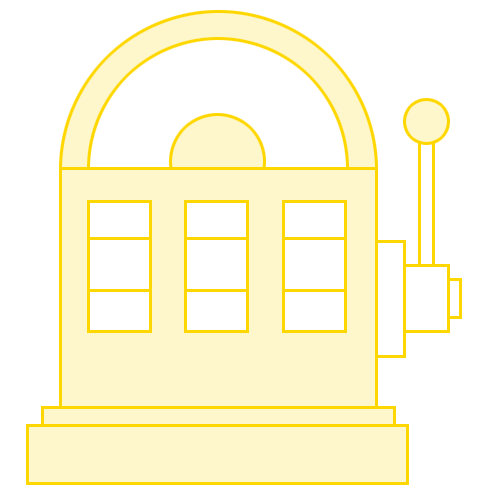
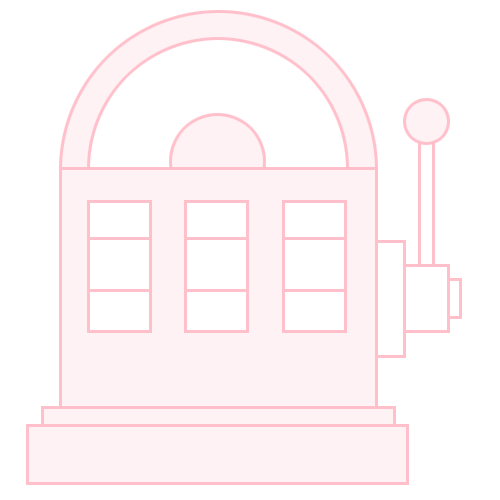
Two versions of the same layered image (500×500). Layer-by-layer changes:
pixels changed over 26, 10, 462, 485 (layer not identified)
